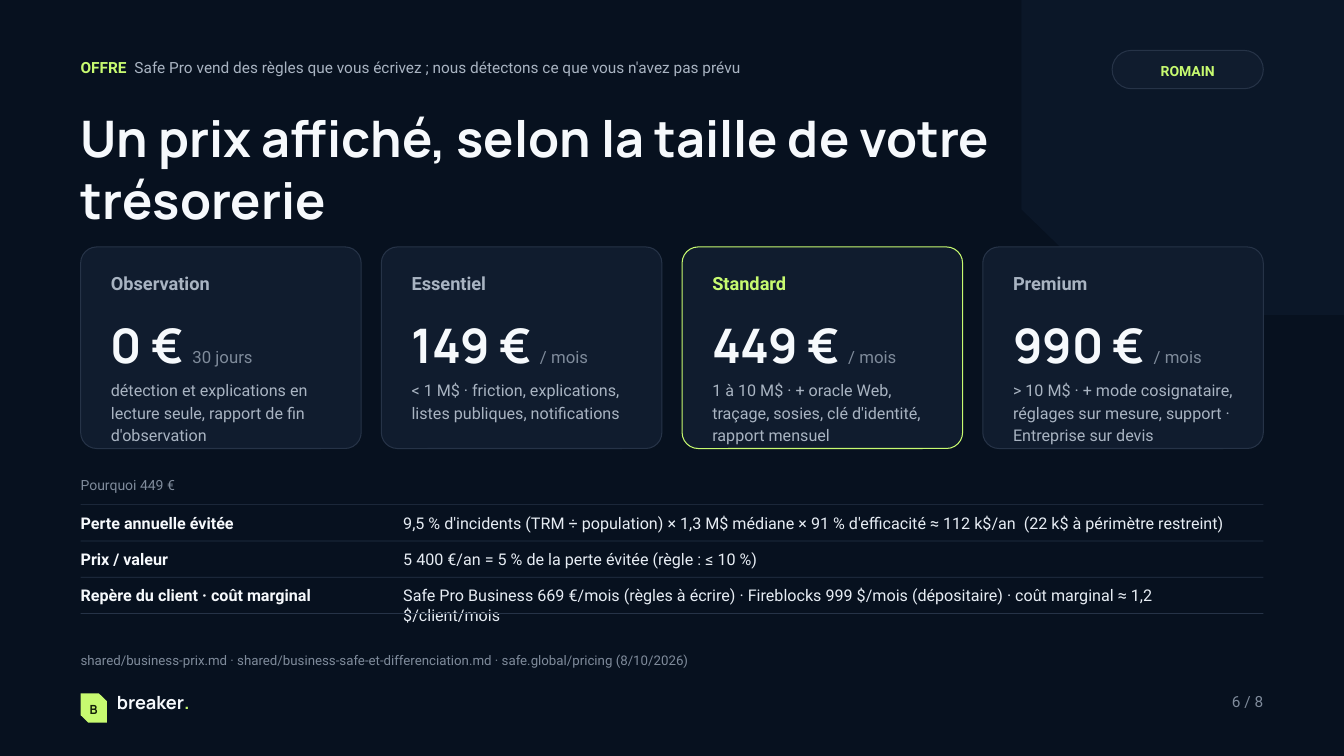
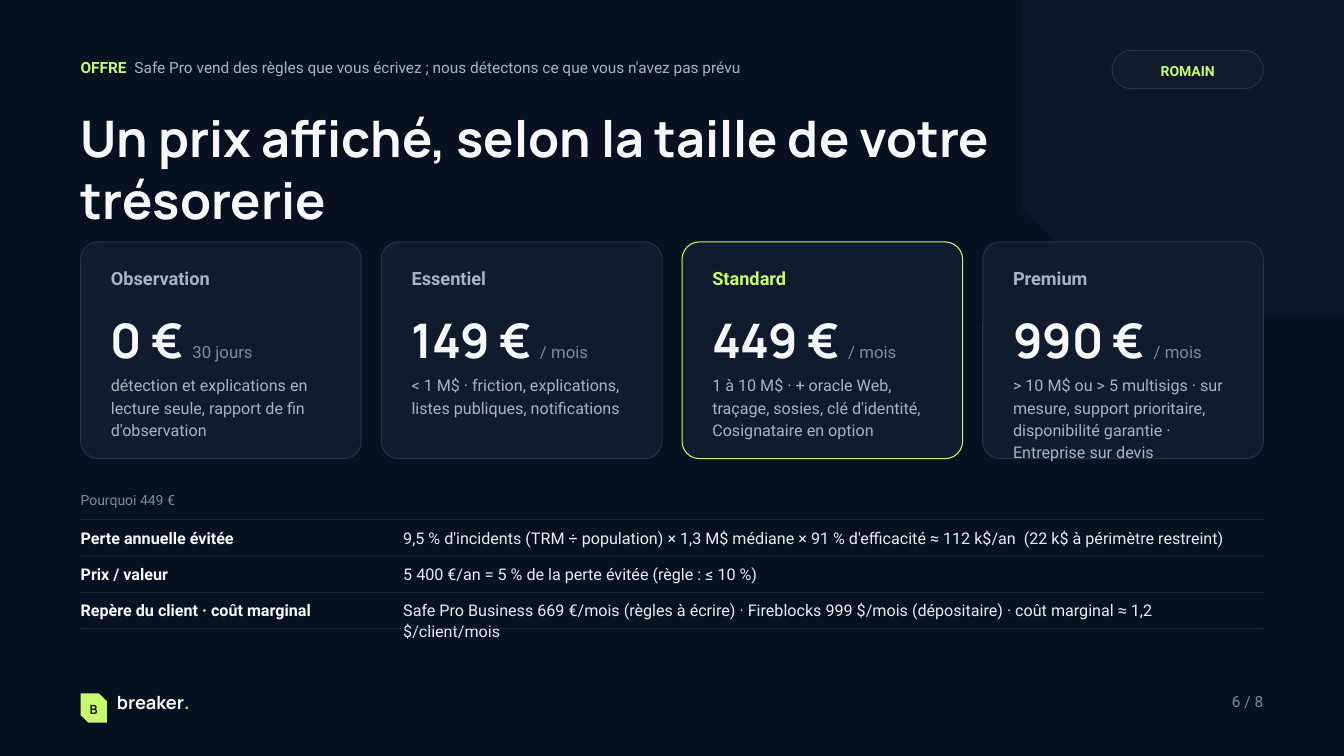
Before and after one commit to veryromain/hackathon-ia-cyber-romain-timeo, a slide deck: slide 6 of shared/pitch/Breaker-pitch.pptx. Drawn at 1344x756 pixels with LibreOffice and Linux fonts; fonts in the diff are those of the drawing. Boxes give left, top, right and bottom in pixels: in the first picture for what was removed or moved away, otherwise in the second. Text is boxed around its words. In the diff, an @@ line names an element or a change of style, - is before the commit and + after.

Commit message:
[shared] retours de Romain : vocabulaire, Cosignataire dès Standard, point mort 10 clients, deck corrigé

```diff
--- a/shared/pitch/Breaker-pitch.pptx
+++ b/shared/pitch/Breaker-pitch.pptx
@@ rounded rectangle: place and size @@
-rounded rectangle at [81,247,361,449]
+rounded rectangle at [81,242,361,459]
@@ rounded rectangle: place and size @@
-rounded rectangle at [381,247,661,449]
+rounded rectangle at [381,242,661,459]
@@ rounded rectangle: place and size @@
-rounded rectangle at [683,247,963,449]
+rounded rectangle at [683,242,963,459]
@@ rounded rectangle: place and size @@
-rounded rectangle at [983,247,1263,449]
+rounded rectangle at [983,242,1263,459]
@@ 10 texts: place and size @@
-10 texts at [111,276,1202,441]
+10 texts at [111,271,1202,436]
@@ text at [712,378,920,440]: text changed @@
-1 à 10 M$ · + oracle Web, traçage, sosies, clé d'identité, rapport mensuel
+1 à 10 M$ · + oracle Web, traçage, sosies, clé d'identité, Cosignataire en option
@@ text at [1013,378,1223,461]: text changed @@
-> 10 M$ · + mode cosignataire, réglages sur mesure, support · Entreprise sur devis
+> 10 M$ ou > 5 multisigs · sur mesure, support prioritaire, disponibilité garantie · Entreprise sur devis
@@ 7 texts, 4 rectangles: place and size @@
-7 texts, 4 rectangles at [81,480,1263,623]
+7 texts, 4 rectangles at [81,495,1263,639]
@@ text removed at [81,654,688,668] @@
-shared/business-prix.md · shared/business-safe-et-differenciation.md · safe.global/pricing (8/10/2026)
```
Also in this commit, not shown: 7 other slides changed, 7 other files.
